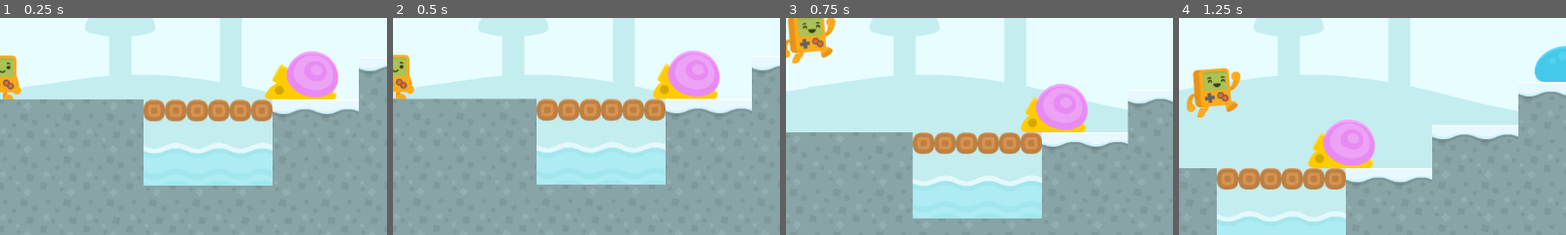
Above: before the commit, frames 1-4 (left to right).
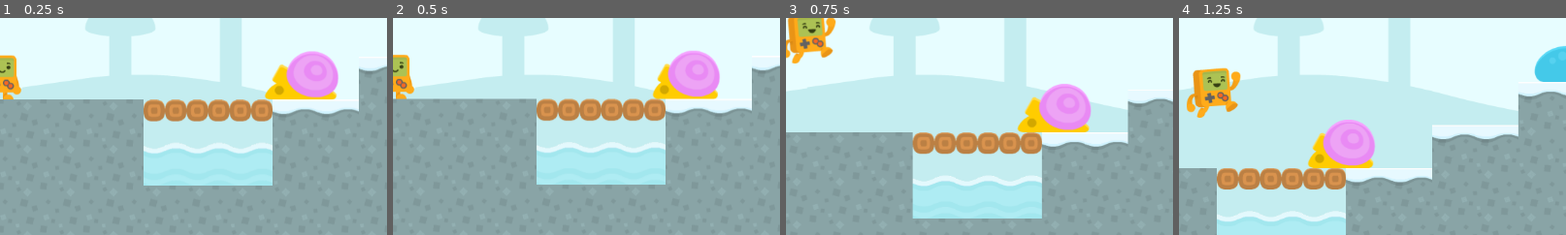
Above: after the commit, the same moments.

Repository: martincaroc/TP-Final_IntroGodot-Brinca
Game: Godot game, scene res://Scenes/Main/level.tscn
The game is run twice, just before and just after one commit, with the same random seed, the same clock (stepped at 60 frames per second) and the same inputs.
Inputs:
- Up to frame 1 (0.25 s): no input
- Up to frame 2 (0.5 s): no input
- Up to frame 3 (0.75 s): tap Enter (ui_accept) at 0.5 s; hold Right (ui_right) from 0.53 s (still down)
- Up to frame 4 (1.25 s): keep holding Right (ui_right); tap Enter (ui_accept) at 0.77 s
The pictures show only the part of the screen within x 50-100%, y 31-81%; the shares and areas given below are measured in that part.

Frames 1-2 are identical in both runs. In frame 3, 0.8% of the frame differs, in the area x 59-79%, y 30-53%; in frame 4, nothing differs.

Commit message:
[A] Add Fireball Projectile

Diff:
--- a/Scenes/Enemies/slime.tscn
+++ b/Scenes/Enemies/slime.tscn
@@ -47,7 +47,7 @@
 [node name="AnimatedSprite2D" type="AnimatedSprite2D" parent="."]
 position = Vector2(0, -64)
 sprite_frames = SubResource("SpriteFrames_k4fns")
-animation = &"death"
+animation = &"idle"
 autoplay = "idle"
 flip_h = true
 
--- a/Scenes/Enemies/snail.tscn
+++ b/Scenes/Enemies/snail.tscn
@@ -38,9 +38,9 @@
 [node name="AnimatedSprite2D" type="AnimatedSprite2D" parent="."]
 position = Vector2(0, -64)
 sprite_frames = SubResource("SpriteFrames_nwjs3")
-animation = &"idle"
+animation = &"death"
 autoplay = "idle"
-frame_progress = 0.45191
+frame_progress = 0.129066
 
 [node name="CollisionShape2D" type="CollisionShape2D" parent="."]
 position = Vector2(1, -25.5)
